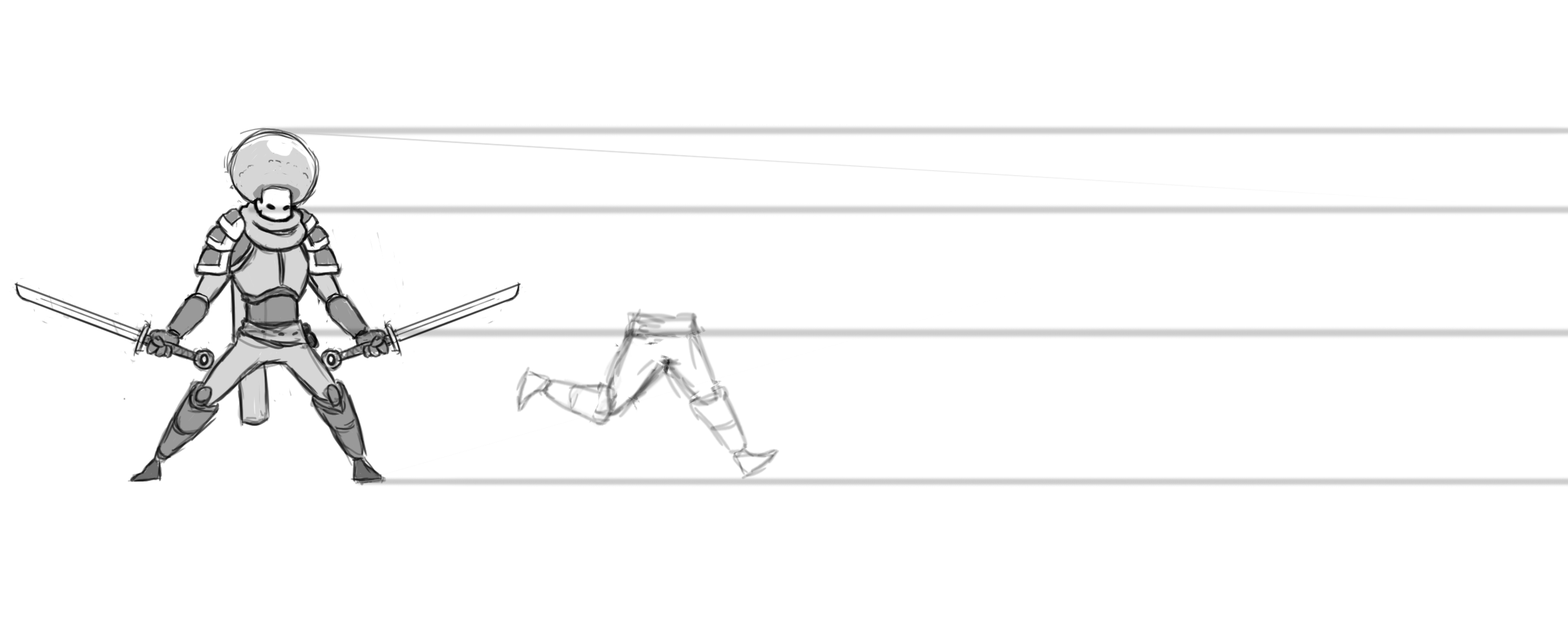
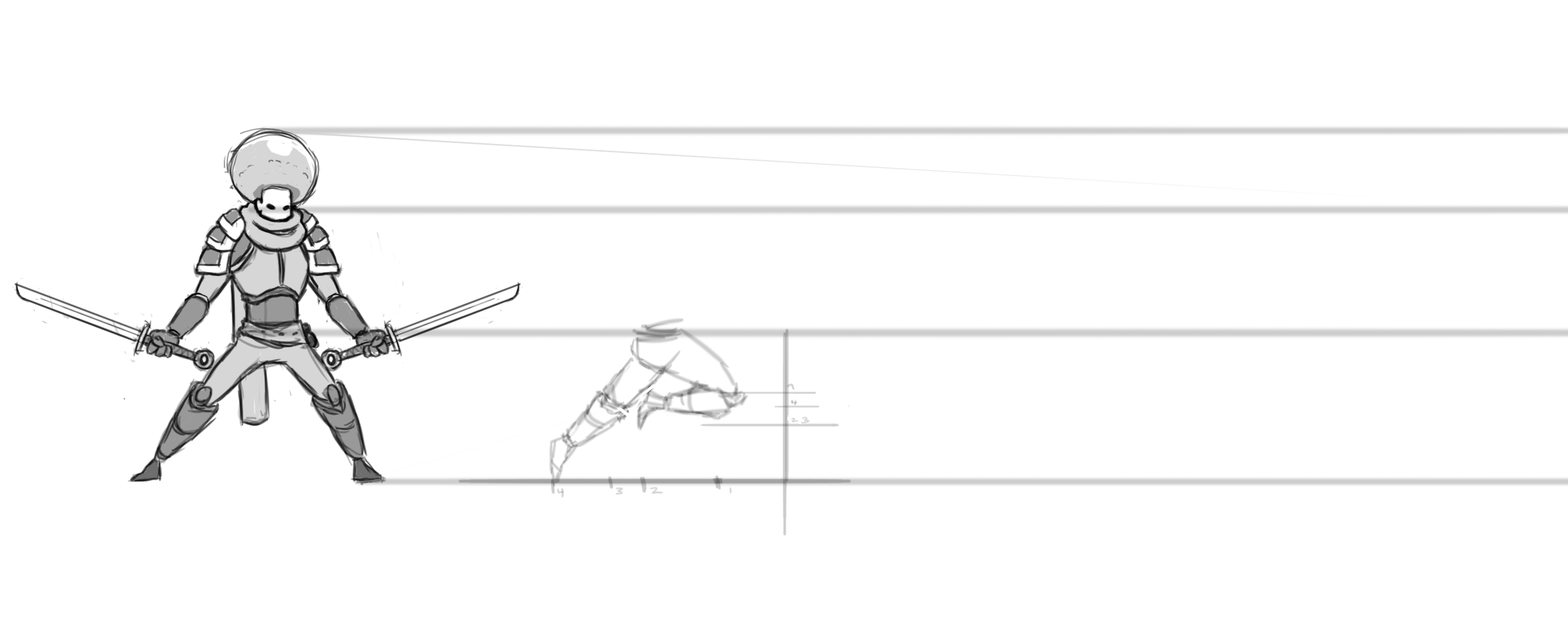
Layered file, before and after one edit (1568 × 634). Changes by layer:
added group "LeftSide" with 4 layers above "Layer 5" over [283, 308, 762, 491]
renamed "Frame3" to "FRAME4", showed it, moved it into group "LeftSide", painted on it over [283, 317, 749, 487]
hid "FRAME1" (2nd of 2, in "LeftSide"), moved it into group "LeftSide", painted on it over [515, 308, 780, 484]
renamed "Layer 4" to "Capa 2", showed it, opacity 24% → 100%, painted on it over [457, 327, 852, 537]
renamed "Piernas frame1 copy" to "Capa 1", showed it, opacity 12% → 100%, moved it below "Layer 0", painted on it over [283, 308, 852, 537]
